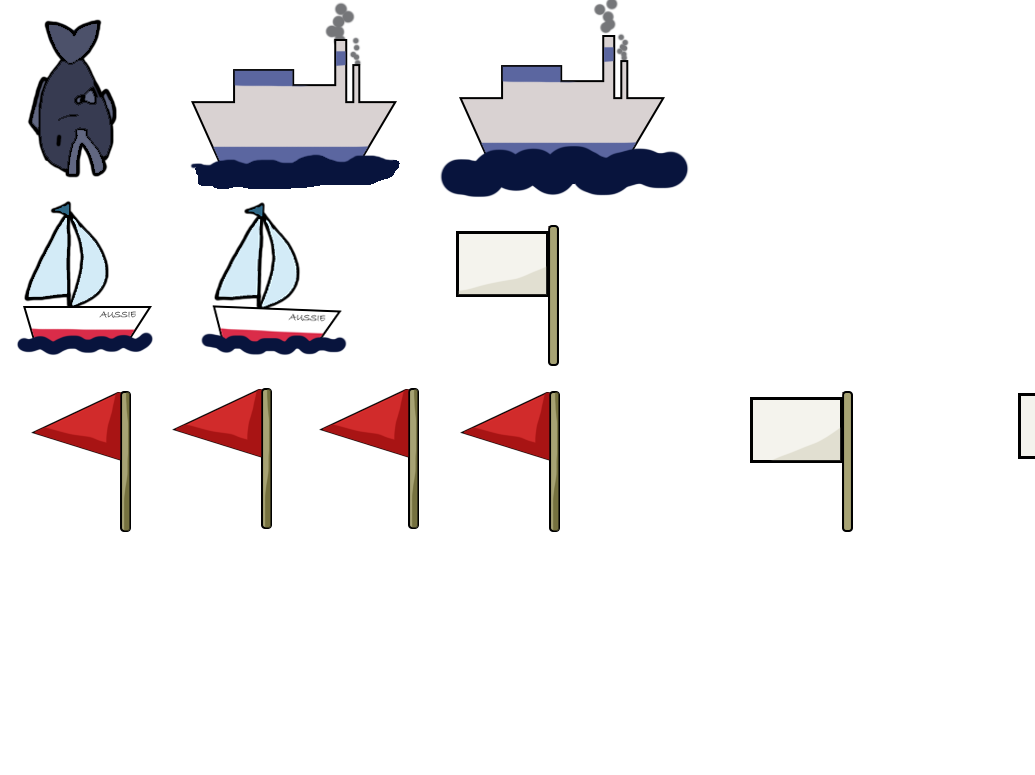
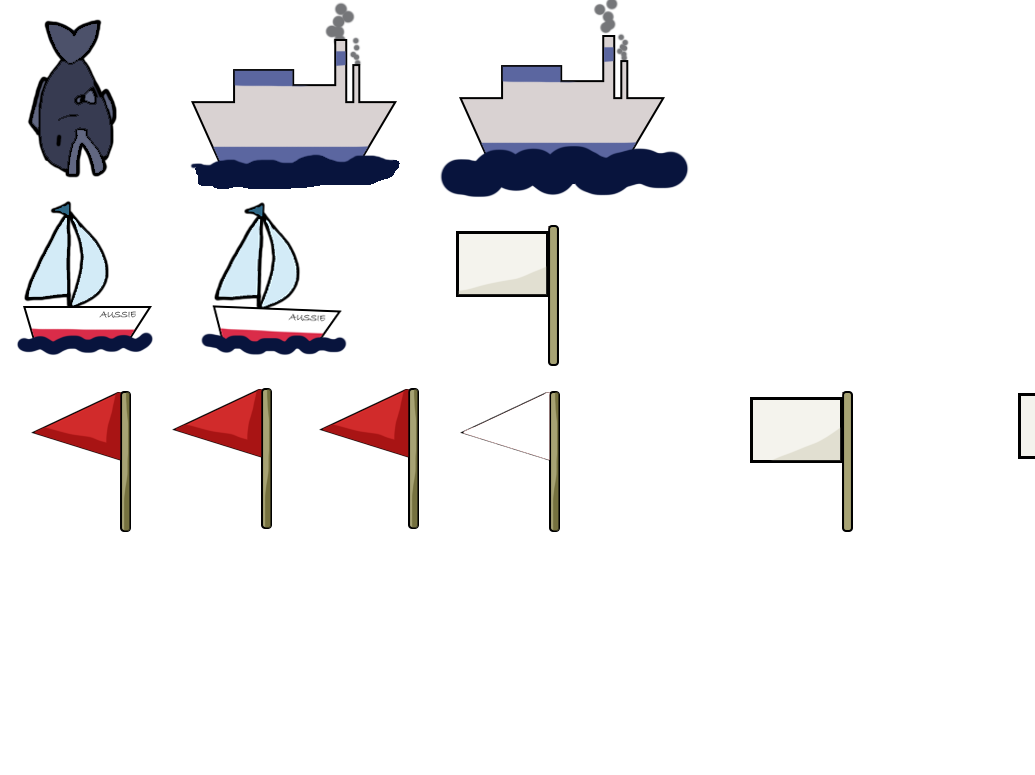
Layer changes from the first 1035×775 image to the second:
painted on "flag" (1st of 4) over (463, 392, 550, 460)
